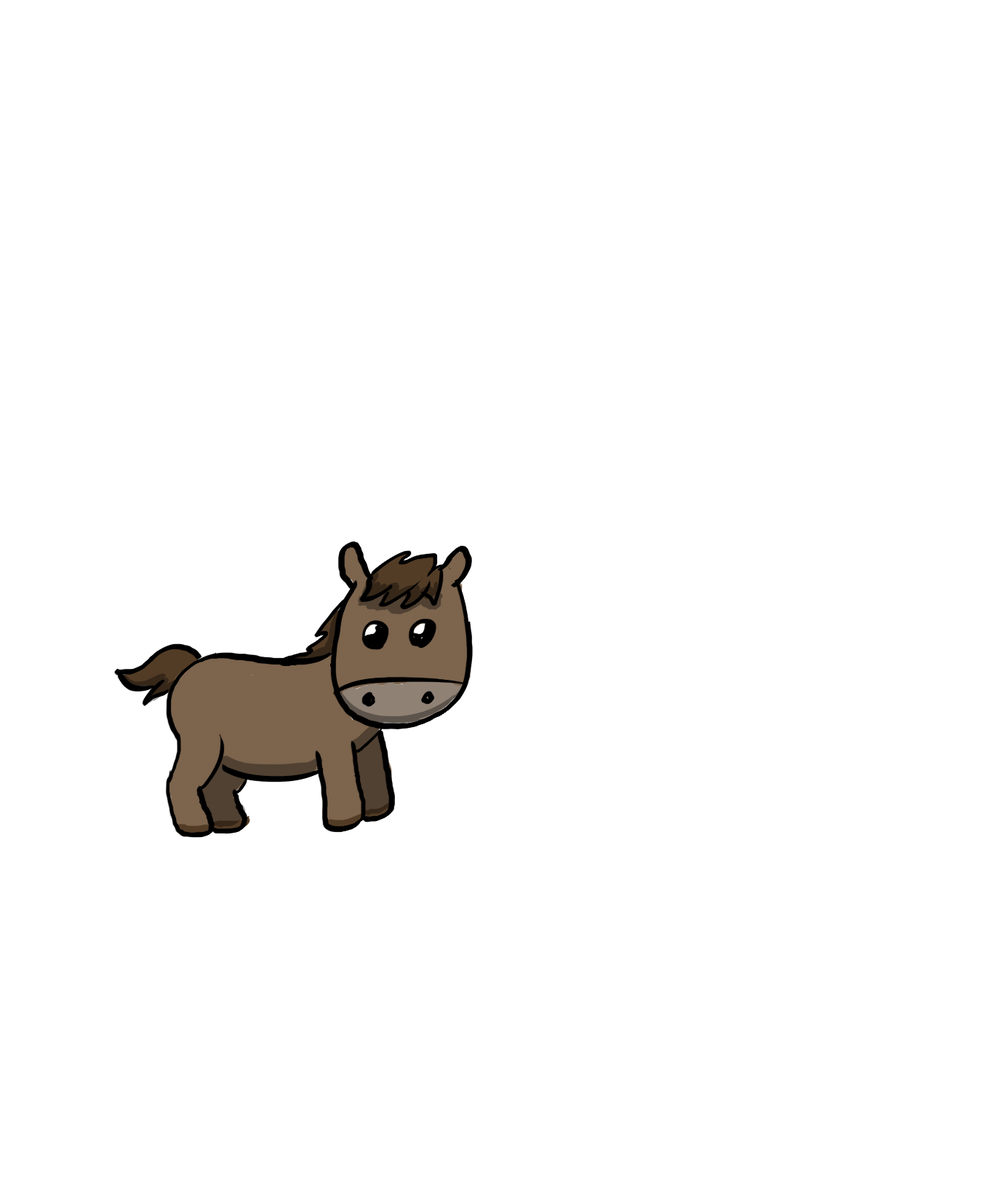
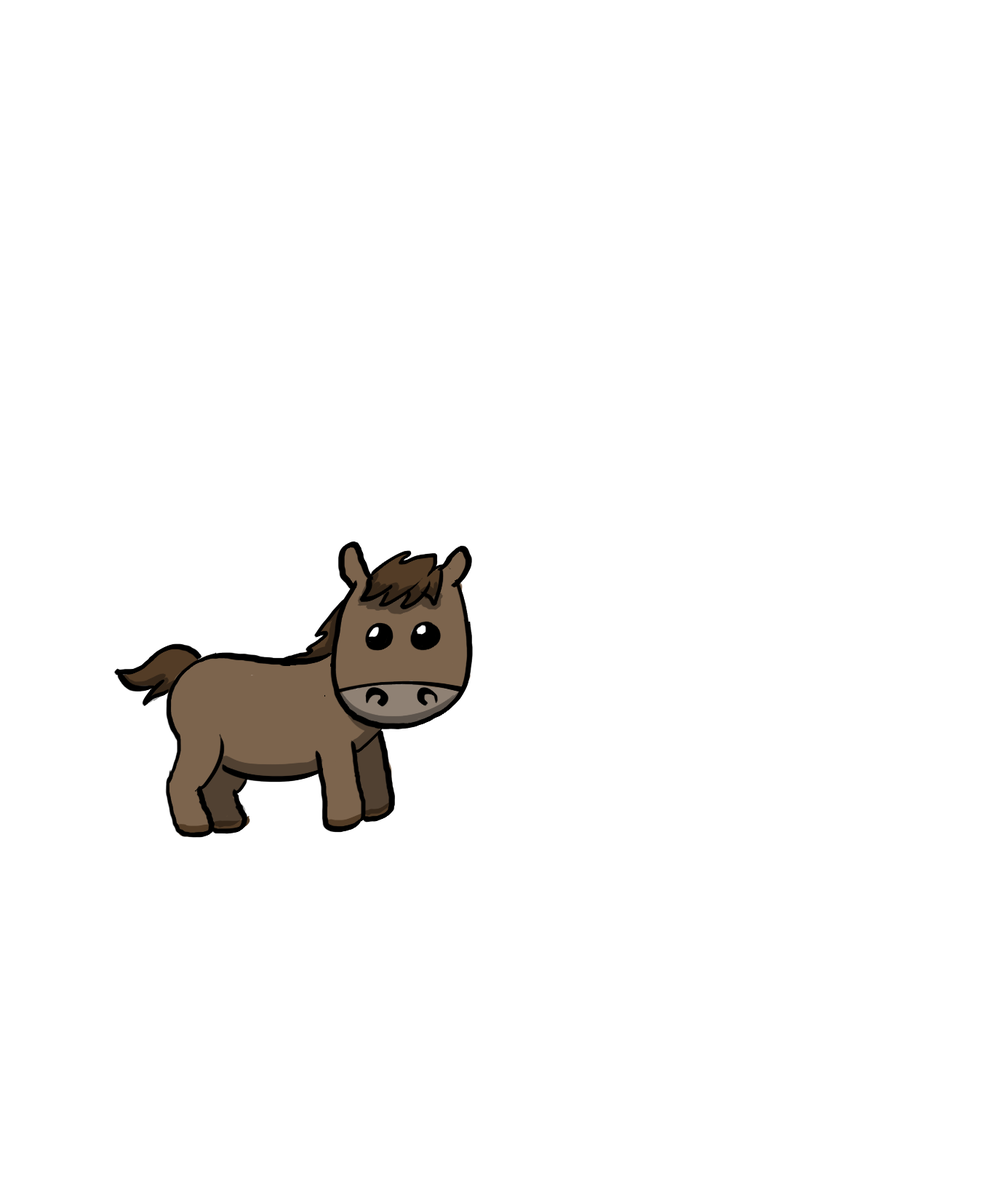
Before/after of a 982 × 1201 layered artwork. What changed in the layer stack:
painted on "Layer 13" over [232, 605, 457, 797]
added layer "Layer 14" above "Layer 11" over [195, 620, 464, 792]
hid "Layer 11", opacity 100% → 47%, painted on it over [332, 617, 464, 707]
painted on "Layer 12" over [167, 578, 464, 804]
